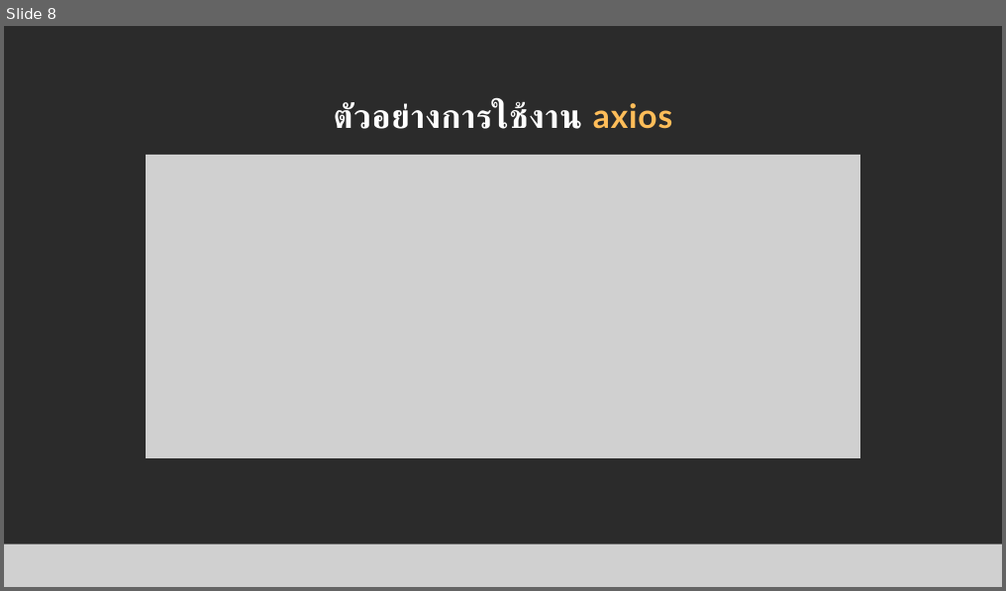
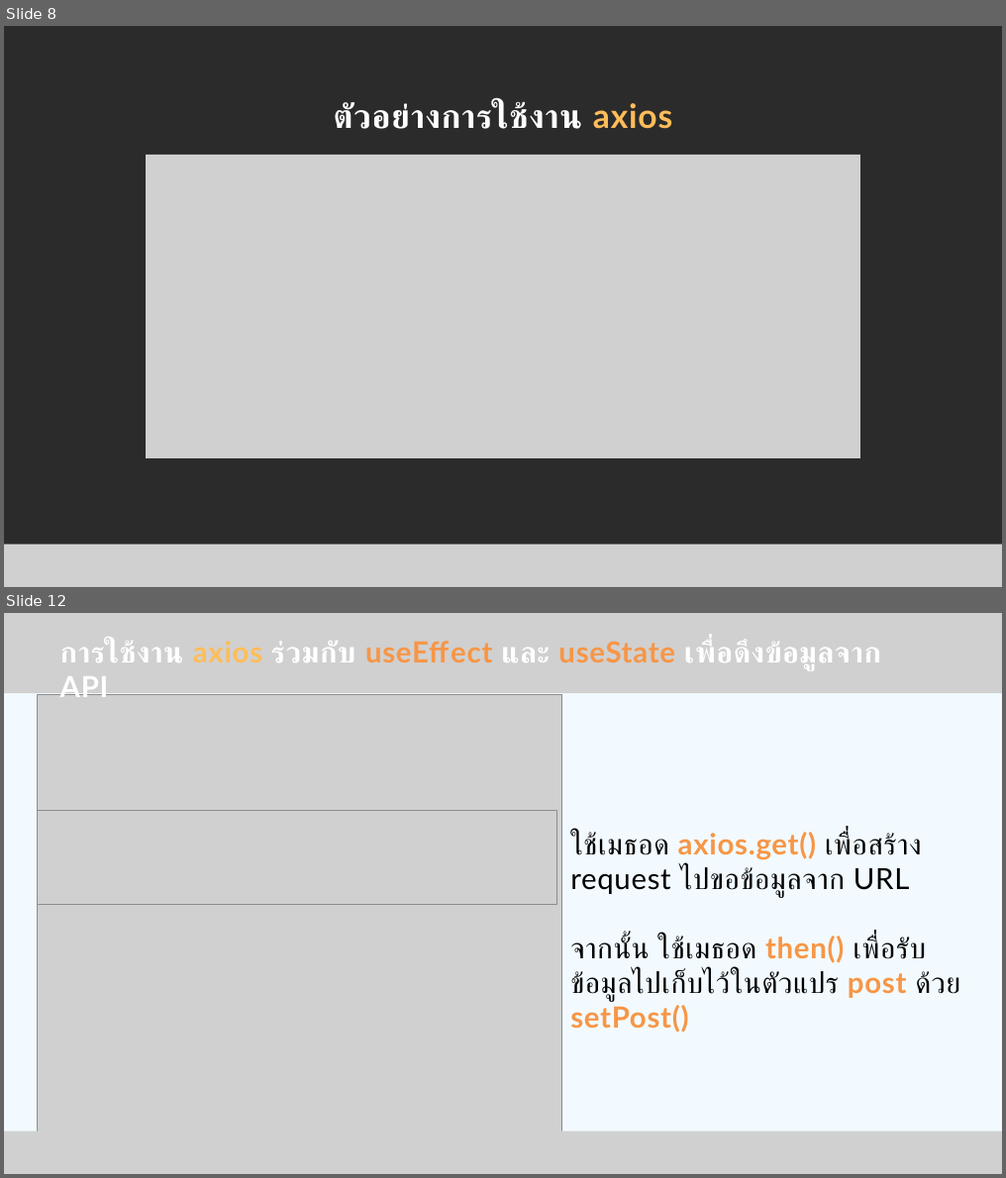
Before and after one commit to soncomqiq/slide-day-6, a slide deck: การเชื่อมต่อ Frontend กับ Backend.pptx. Shown one above the other, each under a label of ours: slide 8 before the commit, slides 8 and 12 after it; the slides between them are not shown. The pictures are 1006x591 and 1006x1178 pixels, drawn with LibreOffice and Linux fonts; fonts in the diff are those of the drawing; grey boxes stand for pictures; background and template pictures are left out; a plain dark background stands for a picture behind light text. Boxes give left, top, right and bottom in pixels: in the first picture for what was removed or moved away, otherwise in the second. Text is boxed around its words. In the diff, an @@ line names an element or a change of style, - is before the commit and + after.

```diff
--- a/การเชื่อมต่อ Frontend กับ Backend.pptx
+++ b/การเชื่อมต่อ Frontend กับ Backend.pptx
@@ slide 12 added at bbox=[4, 613, 1002, 1174], background #F2FAFF @@
@@ picture added at bbox=[4, 613, 1002, 693] @@
@@ text added at bbox=[60, 640, 881, 670], 42 pt, text #FFFFFF, bold @@
+การใช้งาน axios ร่วมกับ useEffect และ useState เพื่อดึงข้อมูลจาก API
@@ picture added at bbox=[38, 694, 561, 1135] @@
@@ picture added at bbox=[38, 811, 557, 904] @@
@@ text added at bbox=[570, 832, 961, 1001], 42 pt, text #000000 @@
+ใช้เมธอด axios.get() เพื่อสร้าง request ไปขอข้อมูลจาก URL
+จากนั้น ใช้เมธอด then() เพื่อรับข้อมูลไปเก็บไว้ในตัวแปร post ด้วย setPost()
@@ picture added at bbox=[4, 1132, 1002, 1174] @@
```
Also in this commit, not shown: 1 slide changed, 4 other slides added, 3 other files.
